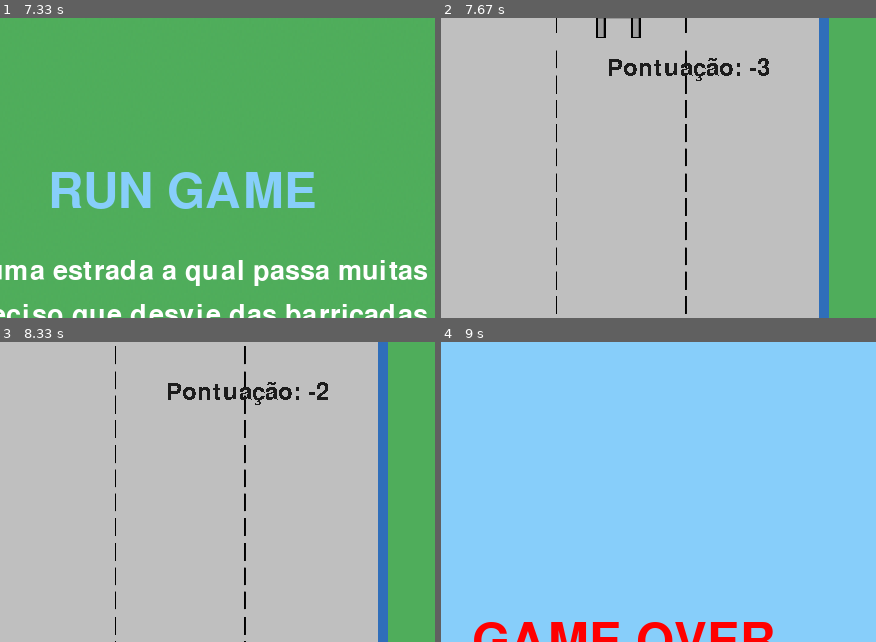
Above: before the commit, frames 1-4 (two rows, left to right).
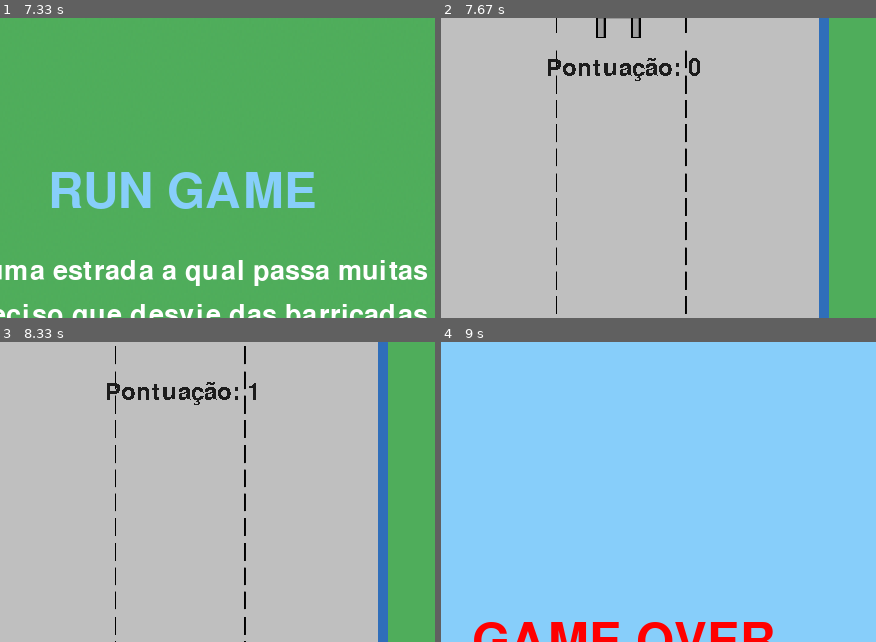
Above: after the commit, the same moments.

Repository: chatawil/Isabela_Charles_pygame
Game: pygame game, started from Começo.py
The game is run twice, just before and just after one commit, with the same random seed, the same clock (stepped at 60 frames per second) and the same inputs.
Inputs (mouse positions are % of the whole screen's width and height, from its top left):
- Up to frame 1 (7.33 s): tap Space at 1.9 s; click "É preciso qu" at 3.47 s; tap Left at 3.73 s; click (15, 23) at 4.13 s; press the mouse at (15, 23) at 4.93 s; move the mouse to (28, 36) at 5.03 s; release the mouse at (41, 49) at 5.17 s
- Up to frame 2 (7.67 s): no input
- Up to frame 3 (8.33 s): no input
- Up to frame 4 (9 s): hold Right from 8.73 s (still down)
The pictures show only the part of the screen within x 29-79%, y 0-50%; the shares and areas given below are measured in that part.

Frame 1 is identical in both runs. In frame 2, 1.2% of the frame differs, in the area x 24-76%, y 13-21%; in frame 3, 1.2%; in frame 4, nothing differs.

Commit message:
Pontuação (ajustada)

Diff:
--- a/Começo.py
+++ b/Começo.py
@@ -1,4 +1,4 @@
-## Colocando pontuação
+## Colocando pontuação ajustada
 import pygame
 import random
 
@@ -12,7 +12,7 @@
 window = pygame.display.set_mode((WIDTH, HEIGHT))
 fonte = pygame.font.Font(None, 35) #variavel para definir a fonte (não coloquei nenhuma)
 pygame.display.set_caption('🏃🏽‍♂️🏃🏽‍♀️RUN GAME🏃🏽‍♀️🏃🏽‍♂️')
-tempo_inicial = 10 #zera a pontuação ao reiniciar
+tempo_inicial = 0 #zera a pontuação ao reiniciar
 
 
 imagem_fundo = pygame.image.load('assets/img/RUA.png').convert_alpha()
@@ -53,11 +53,11 @@
 reposiciona_barricada()
 
 #função que mostra a pontuação
-def mostra_pontuacao():
+def mostra_pontuacao(tempo_inicial):
     contagem_tempo = int(pygame.time.get_ticks() / 1000) - tempo_inicial #pega os milliseconds e subtrai do tempo inicial quando reiniciar o jogo (precisa dividir por mil para ficar em segundos)
     texto_pontuacao_tela = fonte.render(f'Pontuação: {contagem_tempo}', False, (28,28,28))
 
-    texto_pontuacao_retangulo = texto_pontuacao_tela.get_rect(center = (500, 50)) #cria a pontuação
+    texto_pontuacao_retangulo = texto_pontuacao_tela.get_rect(center = (WIDTH/2, 50)) #cria a pontuação
     window.blit(texto_pontuacao_tela, texto_pontuacao_retangulo) #desenha a pontuação na janela
     return contagem_tempo #retorna a pontuação
 
@@ -143,7 +143,8 @@
                 exit()
             if event.type == pygame.KEYUP or event.type == pygame.MOUSEBUTTONUP:
                 waiting = False
-                mostra_pontuacao()
+                tempo_inicial = int(pygame.time.get_ticks() / 1000)
+                mostra_pontuacao(tempo_inicial)
 
 # Carrega a imagem de fundo da tela de início
 imagem_inicio = pygame.image.load('assets/img/FUNDO_inicio.png').convert()
@@ -155,7 +156,7 @@
 
 # Chama a tela de início ao iniciar o jogo
 show_start_screen()
-
+tempo_inicial = int(pygame.time.get_ticks() / 1000)
 ############################# LOOP PRINCIPAL ###################################
 
 loop = True
@@ -196,7 +197,7 @@
     imagem_fundo_rect_2 = imagem_fundo_rect.copy()
     imagem_fundo_rect_2.y -= imagem_fundo_rect_2.height
     window.blit(imagem_fundo, imagem_fundo_rect_2)
-    mostra_pontuacao()
+    mostra_pontuacao(tempo_inicial)
 
     # Atualiza a posição da barricada
     imagem_barricada_rect.y += barricada_speed
@@ -208,6 +209,8 @@
     # Verifica colisão entre o carro e a barricada
     if imagem_carro_vermelho_rect.colliderect(imagem_barricada_rect):
         show_game_over_screen()  # Chama a tela de "Game Over" se houver colisão
+        reposiciona_barricada()
+        tempo_inicial = int(pygame.time.get_ticks() / 1000)
 
 
     ## para aparecer elementos:
